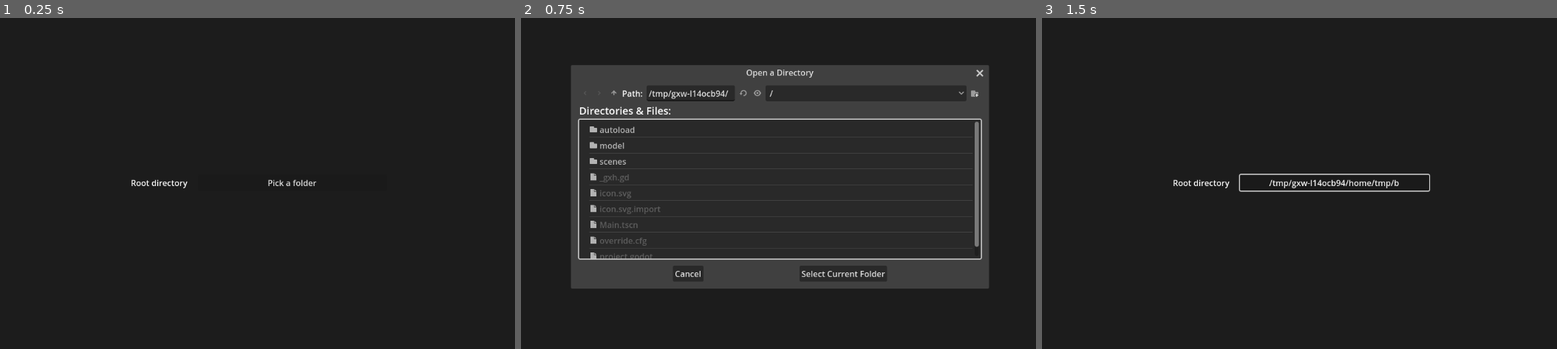
Above: before the commit, frames 1-3 (left to right).
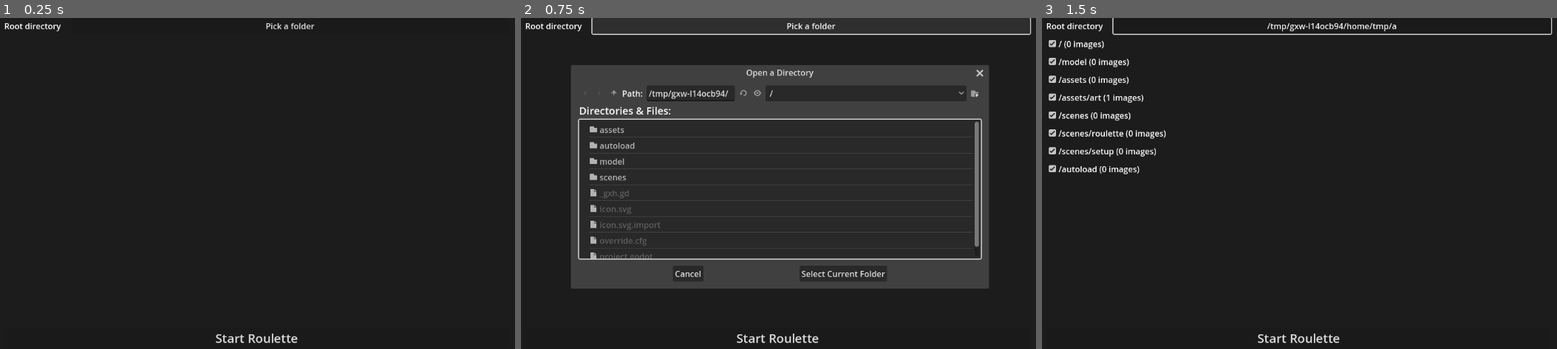
Above: after the commit, the same moments.

Repository: tsraveling/art-roulette
Game: Godot game, scene res://scenes/setup/SetupScene.tscn
Two runs of this game, one before a commit and one after it. Both use one fixed random seed, a clock stepped at 60 frames per second and the inputs below. Before the commit the project starts from res://Main.tscn.
Inputs:
- Up to frame 1 (0.25 s): no input
- Up to frame 2 (0.75 s): click "Pick a folder" at 0.5 s
- Up to frame 3 (1.5 s): click "Select Current Folder" at 1.25 s

The runs differ from the first frame. In frame 1, 0.6% of the frame differs, in the area x 0-62%, y 1-99%; in frame 2, 1.2%; in frame 3, 3.3%, in the area x 0-100%, y 0-99%.

Commit message:
Core art roulette system working

Diff:
--- a/Main.tscn
+++ /dev/null
@@ -1,14 +0,0 @@
-[gd_scene load_steps=2 format=3 uid="uid://ded6yjuslcuvg"]
-
-[ext_resource type="PackedScene" uid="uid://cssae6c3v2twh" path="res://scenes/roulette/RouletteScene.tscn" id="1_glf25"]
-
-[node name="MainScene" type="Control"]
-layout_mode = 3
-anchors_preset = 15
-anchor_right = 1.0
-anchor_bottom = 1.0
-grow_horizontal = 2
-grow_vertical = 2
-
-[node name="RouletteScene" parent="." instance=ExtResource("1_glf25")]
-layout_mode = 1
--- a/autoload/FileBrowser.gd
+++ b/autoload/FileBrowser.gd
@@ -2,6 +2,8 @@
 
 var root_directory: String = "Pick a folder"
 var folders: Array[Folder] = []
+var image_paths: Array[String] = []
+var initialized := false
 
 func save_root():
 	var config = ConfigFile.new()
@@ -13,28 +15,38 @@
 	print(">>> set root: %s" % dir)
 	root_directory = dir
 	save_root()
-	load(root_directory)
+	load_root_dir()
 
+func process_dir(dir) -> Array[Folder]:
+	print("Processing directory: %s" % dir)
+	var ret: Array[Folder] = [Folder.new(dir)]
+	var base_dir = DirAccess.open(dir)
+	if base_dir:
+		base_dir.list_dir_begin()
+		var file_name = base_dir.get_next()
+		while file_name != "":
+			if base_dir.current_is_dir():
+				print("Found directory: " + file_name)
+				ret.append_array(process_dir("%s/%s" % [dir, file_name]))
+			else:
+				print("Found file: " + file_name)
+			file_name = base_dir.get_next()
+	else:
+		print("Error occurred while trying to access path: %s" % base_dir)
+	return ret
 
-func load(dir):
-
+func load_root_dir():
 	# Remove the old folders out of here
 	folders.clear()
+	initialized = true
+	folders = process_dir(root_directory)
 
-	print(">>> loading %s" % dir)
-	# Recurse through the newly selected dir and get paths for each
-	var root_dir = DirAccess.open(root_directory)
-	if root_dir:
-		root_dir.list_dir_begin()
-		var file_name = root_dir.get_next()
-		while file_name != "":
-			if root_dir.current_is_dir():
-				print("Found directory: " + file_name)
-			else:
-				print("Found file: " + file_name)
-			file_name = root_dir.get_next()
-	else:
-		print("Error occurred while trying to access path: %s" % root_dir)
+func load_active_images():
+	image_paths.clear()
+	for folder in folders:
+		if folder.included:
+			image_paths.append_array(folder.image_paths)
+	print("Loaded %d images" % image_paths.size())
 
 func _ready():
 	var config = ConfigFile.new()
@@ -52,4 +64,4 @@
 	if saved_root != null:
 		root_directory = saved_root
 		print("Loaded root: %s", saved_root)
-		load(saved_root)
+		load_root_dir()
--- a/model/Folder.gd
+++ b/model/Folder.gd
@@ -4,8 +4,26 @@
 var path: String
 var display_path: String
 var included: bool = true
+var image_paths: Array[String]
+var image_count: int
 
 func _init(path: String, included: bool = true):
 	self.path = path
 	self.included = included
 	self.display_path = path.replace(FileBrowser.root_directory, "")
+	self.image_paths = get_images()
+	self.image_count = self.image_paths.size()
+
+func get_images() -> Array[String]:
+	var ret: Array[String] = []
+	var base_dir = DirAccess.open(path)
+	if base_dir:
+		base_dir.list_dir_begin()
+		var file_name = base_dir.get_next()
+		while file_name != "":
+			if !base_dir.current_is_dir() && (file_name.ends_with(".png") || file_name.ends_with(".jpg") || file_name.ends_with(".jpeg")):
+				ret.append("%s/%s" % [path, file_name])
+			file_name = base_dir.get_next()
+	else:
+		print("Error occurred while trying to access path: %s" % base_dir)
+	return ret
--- a/project.godot
+++ b/project.godot
@@ -11,7 +11,7 @@
 [application]
 
 config/name="Art Roulette"
-run/main_scene="res://Main.tscn"
+run/main_scene="res://scenes/setup/SetupScene.tscn"
 config/features=PackedStringArray("4.1", "Forward Plus")
 config/icon="res://icon.svg"
 
--- a/scenes/roulette/RouletteScene.gd
+++ b/scenes/roulette/RouletteScene.gd
@@ -1,23 +1,38 @@
 extends Control
 
-@onready var root_dir_picker := $RootDirectoryPicker
-@onready var root_dir_button := $VBoxContainer/HBoxContainer/RootDirectoryButton
-@onready var folder_scroller := $VBoxContainer/FolderScroller
+@onready var image_rect := $VerticalLayout/ImageRect
+@onready var image_count_label := $VerticalLayout/ToolBar/ImageCountLabel
+@onready var current_path_label := $VerticalLayout/ToolBar/CurrentPathLabel
+
+func get_next():
+	if FileBrowser.image_paths.size() == 0:
+		image_rect.texture = null
+		current_path_label.text = "NO IMAGES"
+		return
+
+	var image_index = randi() % FileBrowser.image_paths.size()
+	var image_path = FileBrowser.image_paths[image_index]
+	var image = Image.load_from_file(image_path)
+	if image != null:
+		var texture = ImageTexture.create_from_image(image)
+		image_rect.texture = texture
+		current_path_label.text = image_path
+	else:
+		current_path_label.text = "INVALID IMAGE: %s" % image_path
 
 # Called when the node enters the scene tree for the first time.
 func _ready():
-	root_dir_button.text = FileBrowser.root_directory
-
+	image_count_label.text = "%d images" % FileBrowser.image_paths.size()
+	get_next()
 
 # Called every frame. 'delta' is the elapsed time since the previous frame.
 func _process(delta):
 	pass
 
 
-func _on_root_directory_button_pressed():
-	root_dir_picker.popup_centered(Vector2(800, 400))
+func _on_done_button_pressed():
+	get_tree().change_scene_to_file("res://scenes/setup/SetupScene.tscn")
 
 
-func _on_root_directory_picker_dir_selected(dir):
-	root_dir_button.text = dir
-	FileBrowser.set_new_root(dir)
+func _on_next_button_pressed():
+	get_next()
--- a/scenes/roulette/RouletteScene.tscn
+++ b/scenes/roulette/RouletteScene.tscn
@@ -1,7 +1,7 @@
-[gd_scene load_steps=3 format=3 uid="uid://cssae6c3v2twh"]
+[gd_scene load_steps=3 format=3 uid="uid://brfyn2p2tmcjs"]
 
 [ext_resource type="Script" path="res://scenes/roulette/RouletteScene.gd" id="1_xx47x"]
-[ext_resource type="Script" path="res://scenes/roulette/FolderScroller.gd" id="2_ucxec"]
+[ext_resource type="Texture2D" uid="uid://dpket32i1n8jk" path="res://assets/art/test.jpg" id="2_vui01"]
 
 [node name="RouletteScene" type="Control"]
 layout_mode = 3
@@ -12,53 +12,39 @@
 grow_vertical = 2
 script = ExtResource("1_xx47x")
 
-[node name="ColorRect" type="ColorRect" parent="."]
+[node name="VerticalLayout" type="VBoxContainer" parent="."]
 layout_mode = 1
 anchors_preset = 15
 anchor_right = 1.0
 anchor_bottom = 1.0
 grow_horizontal = 2
 grow_vertical = 2
-color = Color(0.109804, 0.109804, 0.109804, 1)
 
-[node name="VBoxContainer" type="VBoxContainer" parent="."]
-layout_mode = 1
-anchors_preset = 8
-anchor_left = 0.5
-anchor_top = 0.5
-anchor_right = 0.5
-anchor_bottom = 0.5
-offset_left = -250.0
-offset_right = 250.0
-grow_horizontal = 2
-grow_vertical = 2
+[node name="ToolBar" type="HBoxContainer" parent="VerticalLayout"]
+custom_minimum_size = Vector2(0, 20)
+layout_mode = 2
+alignment = 2
 
-[node name="HBoxContainer" type="HBoxContainer" parent="VBoxContainer"]
+[node name="CurrentPathLabel" type="Label" parent="VerticalLayout/ToolBar"]
 layout_mode = 2
-theme_override_constants/separation = 20
 
-[node name="Label" type="Label" parent="VBoxContainer/HBoxContainer"]
+[node name="ImageCountLabel" type="Label" parent="VerticalLayout/ToolBar"]
 layout_mode = 2
-text = "Root directory"
 
-[node name="RootDirectoryButton" type="Button" parent="VBoxContainer/HBoxContainer"]
+[node name="NextButton" type="Button" parent="VerticalLayout/ToolBar"]
 layout_mode = 2
-size_flags_horizontal = 3
-text = "/documents"
+text = "Next Image"
 
-[node name="FolderScroller" type="ScrollContainer" parent="VBoxContainer"]
+[node name="DoneButton" type="Button" parent="VerticalLayout/ToolBar"]
+layout_mode = 2
+text = "Done	"
+
+[node name="ImageRect" type="TextureRect" parent="VerticalLayout"]
 layout_mode = 2
 size_flags_vertical = 3
-script = ExtResource("2_ucxec")
+texture = ExtResource("2_vui01")
+expand_mode = 1
+stretch_mode = 5
 
-[node name="VBoxContainer" type="VBoxContainer" parent="VBoxContainer/FolderScroller"]
-layout_mode = 2
-
-[node name="RootDirectoryPicker" type="FileDialog" parent="."]
-title = "Open a Directory"
-ok_button_text = "Select Current Folder"
-file_mode = 2
-access = 2
-
-[connection signal="pressed" from="VBoxContainer/HBoxContainer/RootDirectoryButton" to="." method="_on_root_directory_button_pressed"]
-[connection signal="dir_selected" from="RootDirectoryPicker" to="." method="_on_root_directory_picker_dir_selected"]
+[connection signal="pressed" from="VerticalLayout/ToolBar/NextButton" to="." method="_on_next_button_pressed"]
+[connection signal="pressed" from="VerticalLayout/ToolBar/DoneButton" to="." method="_on_done_button_pressed"]
--- /dev/null
+++ b/scenes/setup/SetupScene.gd
@@ -0,0 +1,40 @@
+extends Control
+
+@onready var root_dir_picker := $RootDirectoryPicker
+@onready var root_dir_button := $VerticalLayout/RootDirSelector/RootDirectoryButton
+@onready var folder_list := $VerticalLayout/ScrollContainer/VBoxContainer/FolderList
+
+var folder_item = preload("res://scenes/setup/folder_item.tscn")
+
+# Called when the node enters the scene tree for the first time.
+func _ready():
+	root_dir_button.text = FileBrowser.root_directory
+	refresh_list()
+
+func _on_root_directory_button_pressed():
+	if FileBrowser.initialized:
+		root_dir_picker.current_path = FileBrowser.root_directory
+	root_dir_picker.popup_centered(Vector2(800, 400))
+
+func refresh_list():
+
+	# Clear out the old list
+	for child in folder_list.get_children():
+		child.queue_free()
+
+	# Add the new babies
+	for folder in FileBrowser.folders:
+		var list_item = folder_item.instantiate()
+		list_item.set_folder(folder)
+		folder_list.add_child(list_item)
+
+func _on_root_directory_picker_dir_selected(dir):
+	root_dir_button.text = dir
+	FileBrowser.set_new_root(dir)
+	refresh_list()
+
+func _on_start_button_pressed():
+	if !FileBrowser.initialized:
+		return
+	FileBrowser.load_active_images()
+	get_tree().change_scene_to_file("res://scenes/roulette/RouletteScene.tscn")
--- a/scenes/setup/SetupScene.tscn
+++ b/scenes/setup/SetupScene.tscn
@@ -1,9 +1,75 @@
-[gd_scene format=3 uid="uid://brfyn2p2tmcjs"]
+[gd_scene load_steps=3 format=3 uid="uid://cssae6c3v2twh"]
 
-[node name="Control" type="Control"]
+[ext_resource type="Script" path="res://scenes/setup/SetupScene.gd" id="1_igmc0"]
+[ext_resource type="PackedScene" uid="uid://ct7i5tbswuu20" path="res://scenes/setup/folder_item.tscn" id="2_6l3o5"]
+
+[node name="SetupScene" type="Control"]
 layout_mode = 3
 anchors_preset = 15
 anchor_right = 1.0
 anchor_bottom = 1.0
 grow_horizontal = 2
 grow_vertical = 2
+script = ExtResource("1_igmc0")
+
+[node name="ColorRect" type="ColorRect" parent="."]
+layout_mode = 1
+anchors_preset = 15
+anchor_right = 1.0
+anchor_bottom = 1.0
+grow_horizontal = 2
+grow_vertical = 2
+color = Color(0.109804, 0.109804, 0.109804, 1)
+
+[node name="VerticalLayout" type="VBoxContainer" parent="."]
+layout_mode = 1
+anchors_preset = 15
+anchor_right = 1.0
+anchor_bottom = 1.0
+offset_left = 79.0
+offset_right = -88.0
+grow_horizontal = 2
+grow_vertical = 2
+
+[node name="RootDirSelector" type="HBoxContainer" parent="VerticalLayout"]
+layout_mode = 2
+theme_override_constants/separation = 20
+
+[node name="Label" type="Label" parent="VerticalLayout/RootDirSelector"]
+layout_mode = 2
+text = "Root directory"
+
+[node name="RootDirectoryButton" type="Button" parent="VerticalLayout/RootDirSelector"]
+layout_mode = 2
+size_flags_horizontal = 3
+text = "/documents"
+
+[node name="ScrollContainer" type="ScrollContainer" parent="VerticalLayout"]
+layout_mode = 2
+size_flags_vertical = 3
+
+[node name="VBoxContainer" type="VBoxContainer" parent="VerticalLayout/ScrollContainer"]
+layout_mode = 2
+
+[node name="FolderList" type="VBoxContainer" parent="VerticalLayout/ScrollContainer/VBoxContainer"]
+layout_mode = 2
+size_flags_horizontal = 3
+size_flags_vertical = 3
+
+[node name="FolderItem" parent="VerticalLayout/ScrollContainer/VBoxContainer/FolderList" instance=ExtResource("2_6l3o5")]
+layout_mode = 2
+
+[node name="StartButton" type="Button" parent="VerticalLayout"]
+layout_mode = 2
+theme_override_font_sizes/font_size = 24
+text = "Start Roulette"
+
+[node name="RootDirectoryPicker" type="FileDialog" parent="."]
+title = "Open a Directory"
+ok_button_text = "Select Current Folder"
+file_mode = 2
+access = 2
+
+[connection signal="pressed" from="VerticalLayout/RootDirSelector/RootDirectoryButton" to="." method="_on_root_directory_button_pressed"]
+[connection signal="pressed" from="VerticalLayout/StartButton" to="." method="_on_start_button_pressed"]
+[connection signal="dir_selected" from="RootDirectoryPicker" to="." method="_on_root_directory_picker_dir_selected"]
--- /dev/null
+++ b/scenes/setup/folder_item.gd
@@ -0,0 +1,20 @@
+extends CheckBox
+
+var attached_folder: Folder
+
+func update_ui():
+	if attached_folder == null:
+		return
+	self.button_pressed = attached_folder.included
+	var path = attached_folder.display_path if attached_folder.display_path.length() > 0 else "/"
+	self.text = "%s (%d images)" % [path, attached_folder.image_count]
+
+func set_folder(folder: Folder):
+	attached_folder = folder
+	update_ui()
+
+func _ready():
+	update_ui()
+
+func _on_toggled(button_pressed):
+	attached_folder.included = button_pressed
--- /dev/null
+++ b/scenes/setup/folder_item.tscn
@@ -0,0 +1,12 @@
+[gd_scene load_steps=2 format=3 uid="uid://ct7i5tbswuu20"]
+
+[ext_resource type="Script" path="res://scenes/setup/folder_item.gd" id="1_fg14n"]
+
+[node name="FolderItem" type="CheckBox"]
+offset_top = 2.0
+offset_right = 119.0
+offset_bottom = 33.0
+text = "asdfasdfadf"
+script = ExtResource("1_fg14n")
+
+[connection signal="toggled" from="." to="." method="_on_toggled"]
Binary file added: assets/art/test.jpg
Not shown, added: assets/art/test.jpg.import
Renamed: scenes/roulette/FolderScroller.gd -> scenes/setup/FolderScroller.gd
